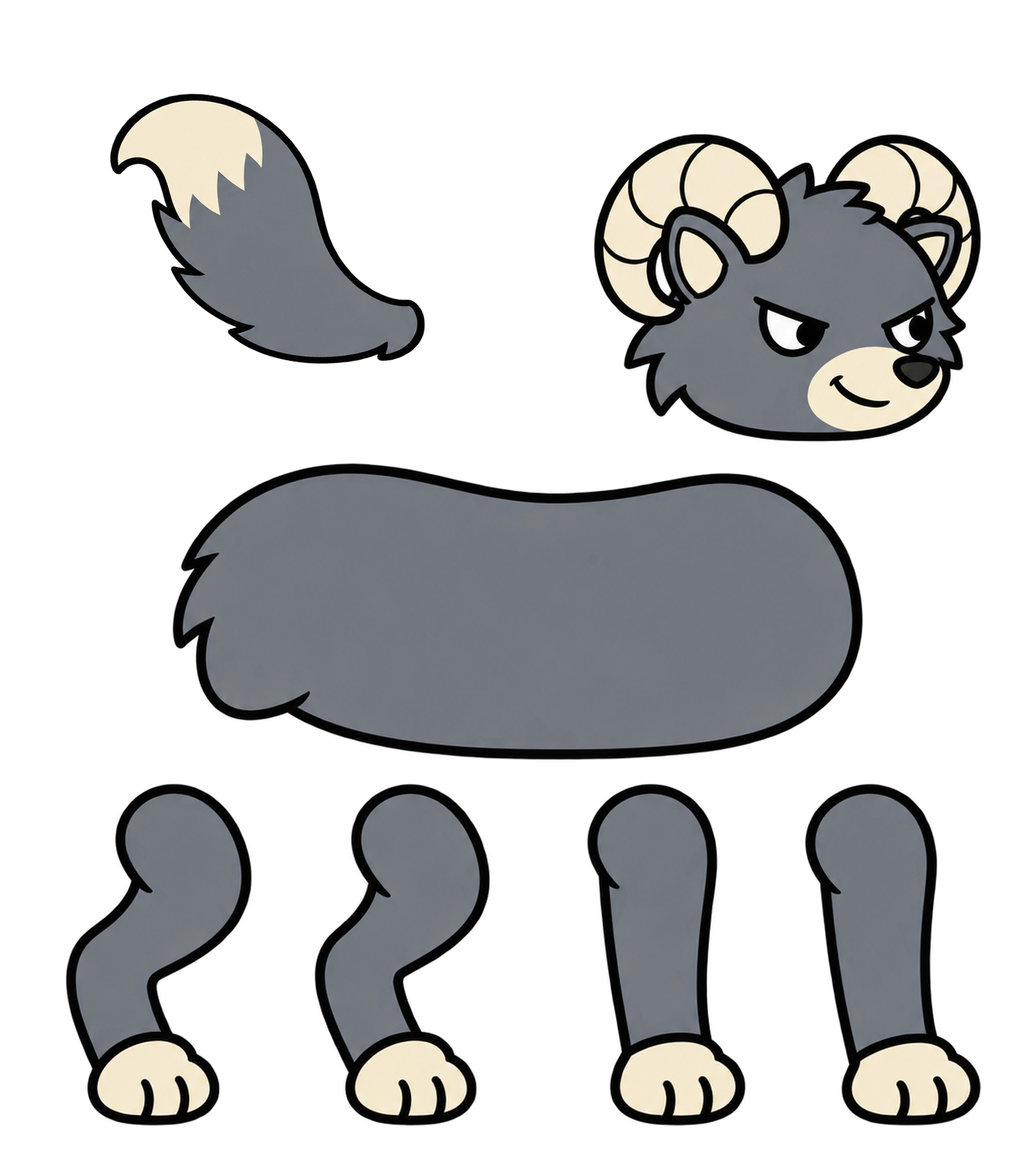
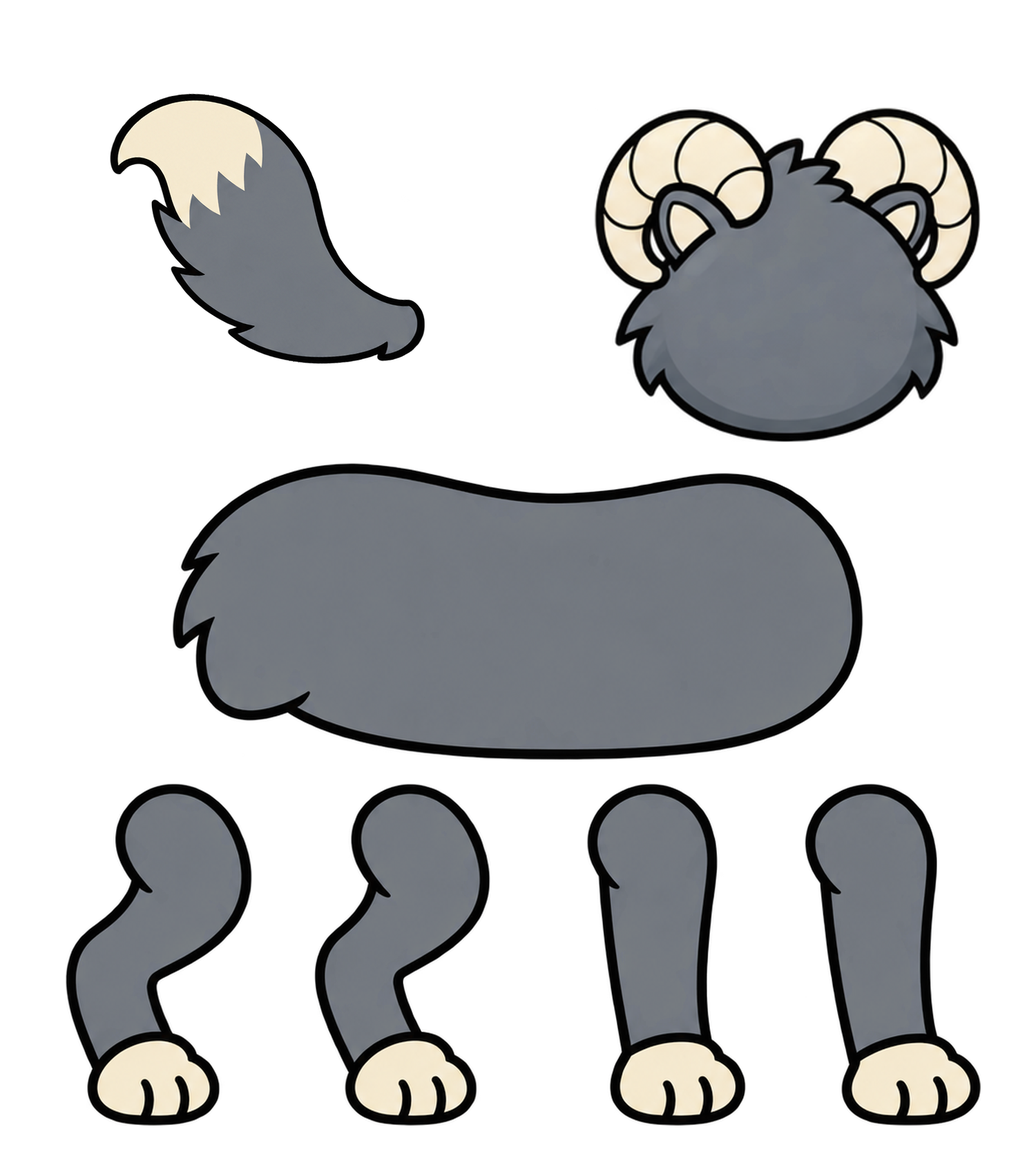
Layered file, before and after one edit (1036 x 1174). Changes by layer:
painted on "머리" over [593, 107, 981, 442]
